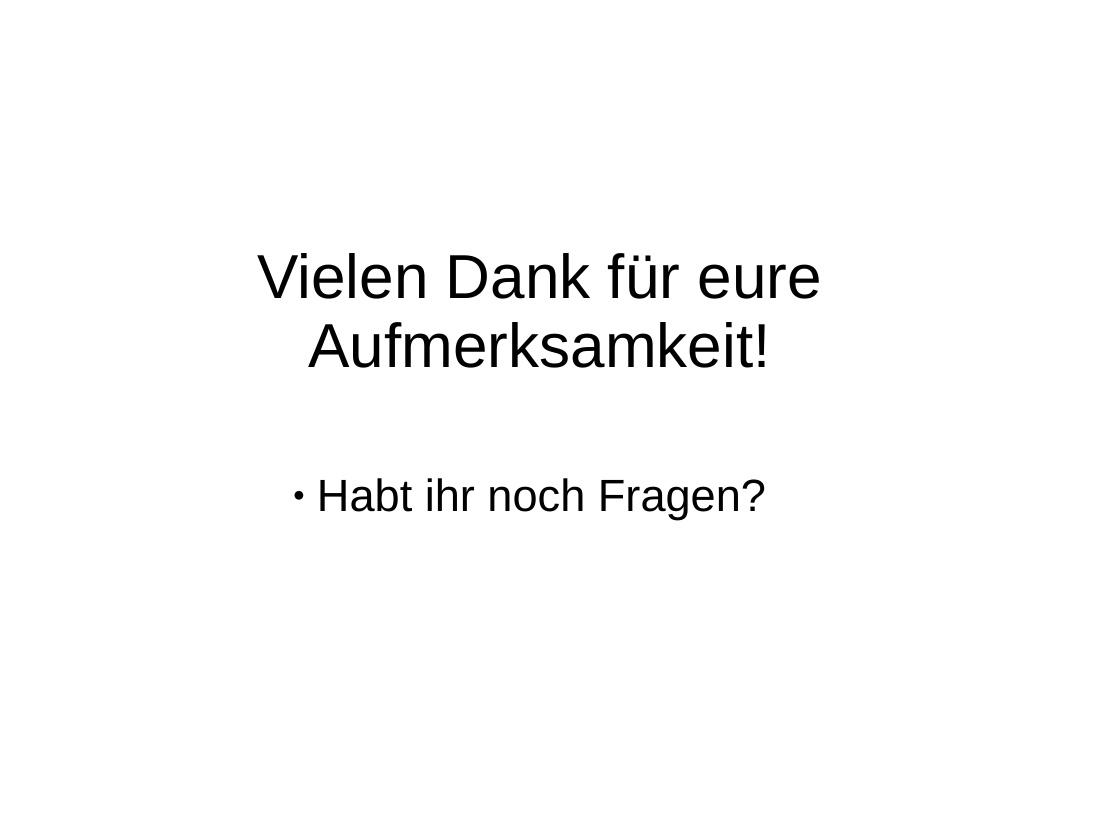
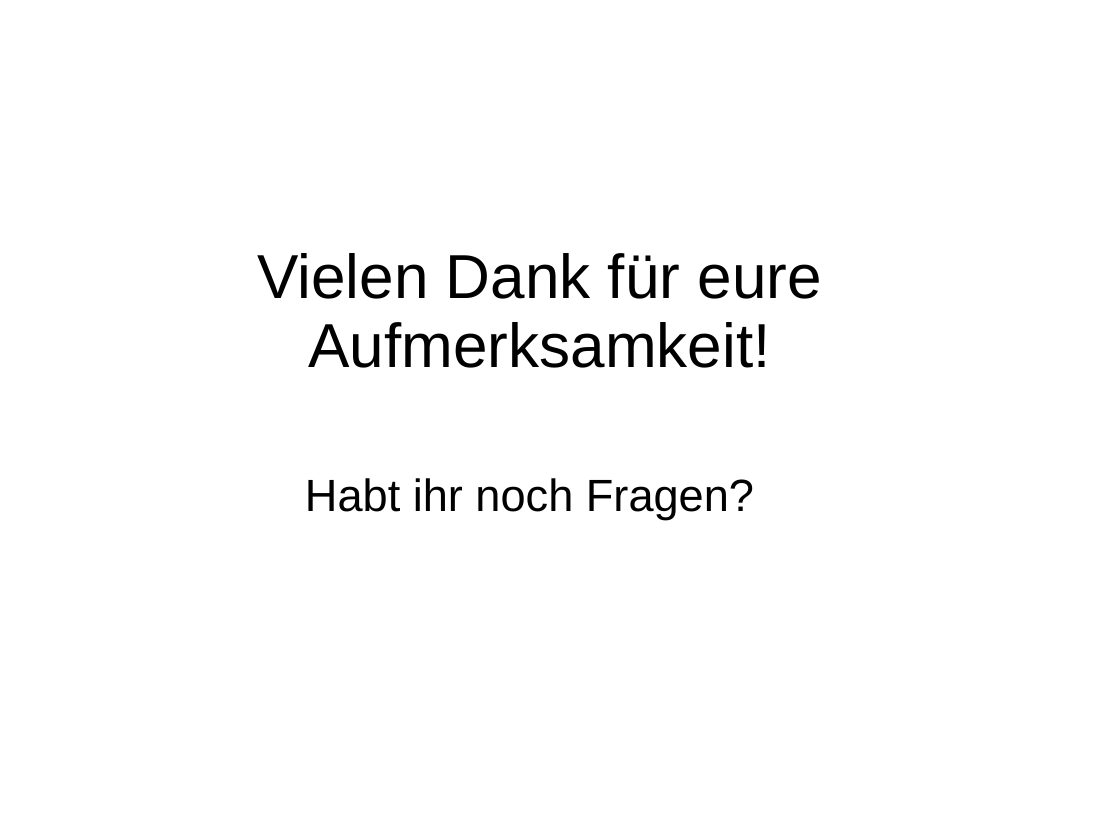
Before and after one commit to ShaniaAllhusen/Mittelstufenprojekt, a slide deck: slide 27 of Projekt-Präsentation.ppt (slide 24 before the commit). Drawn at 1120x840 pixels with LibreOffice and Linux fonts; fonts in the diff are those of the drawing. Boxes give left, top, right and bottom in pixels: in the first picture for what was removed or moved away, otherwise in the second. Text is boxed around its words. In the diff, an @@ line names an element or a change of style, - is before the commit and + after.

```diff
--- a/Projekt-Präsentation.ppt
+++ b/Projekt-Präsentation.ppt
@@ subtitle "Habt ihr noch Fragen?" at (x1=305, y1=478, x2=754, y2=520): bullet ● to none @@
```
Also in this commit, not shown: 2 other slides changed, 6 slides added, 3 slides removed.
